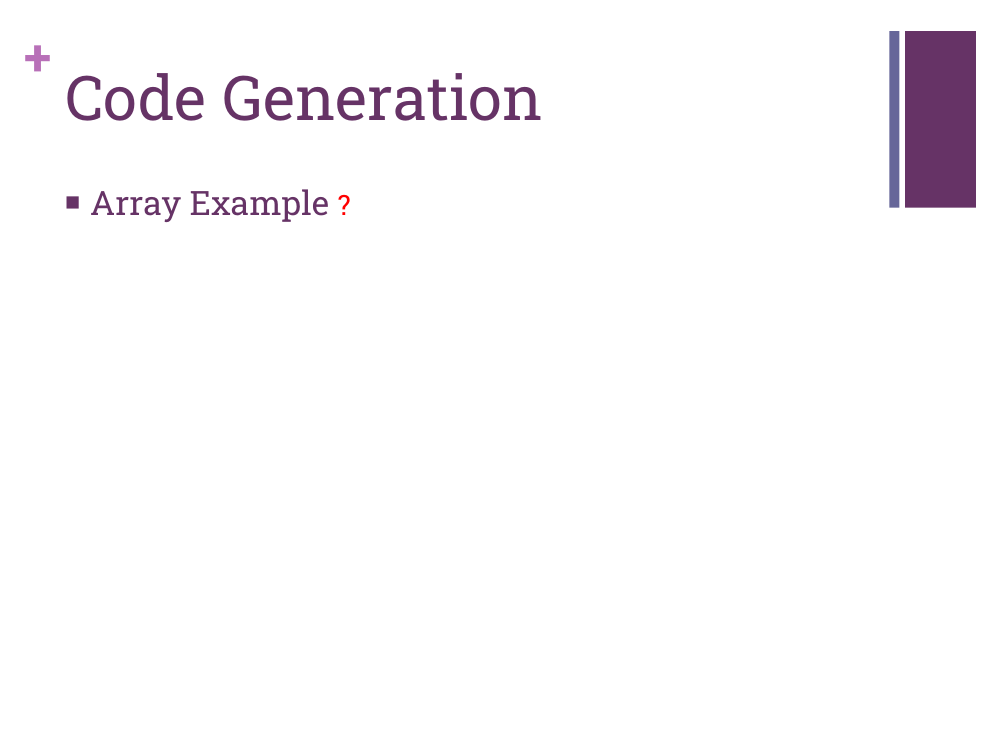
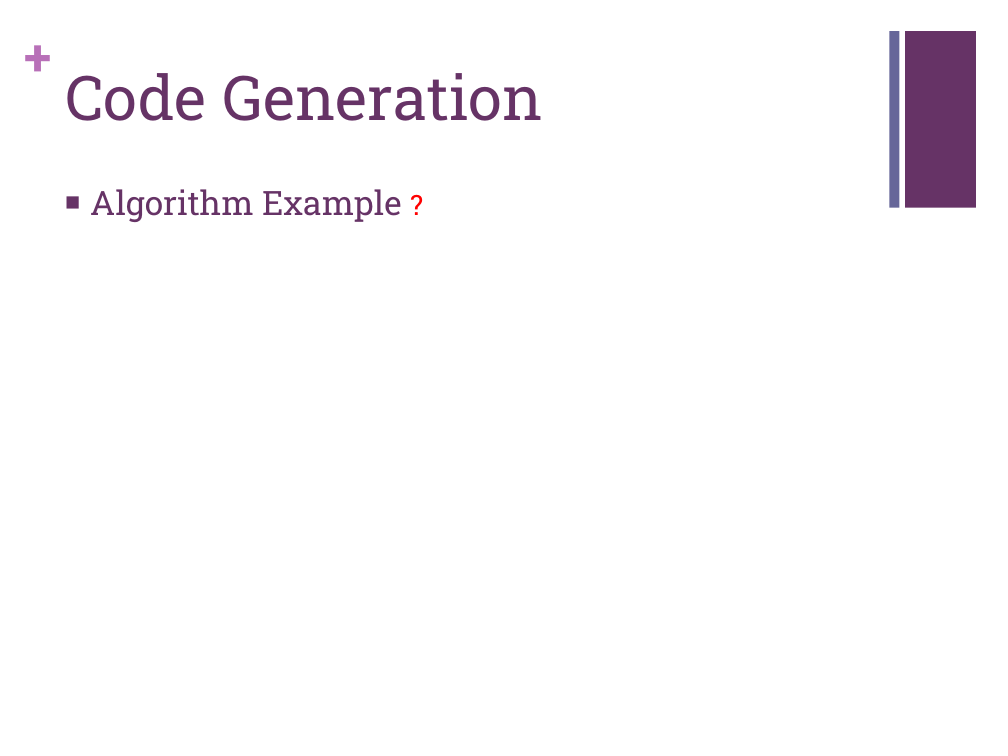
Before and after one commit to chaozc/Geo, a slide deck: slide 10 of Geo presentation.pptx. Drawn at 1008x756 pixels with LibreOffice and Linux fonts; fonts in the diff are those of the drawing. Boxes give left, top, right and bottom in pixels: in the first picture for what was removed or moved away, otherwise in the second. Text is boxed around its words. In the diff, an @@ line names an element or a change of style, - is before the commit and + after.

```diff
--- a/Geo presentation.pptx
+++ b/Geo presentation.pptx
@@ text at [90, 189, 402, 222]: text changed @@
-■ Array Example ?
+■ Algorithm Example ?
```
Also in this commit, not shown: 1 other slide changed, 1 other file.
